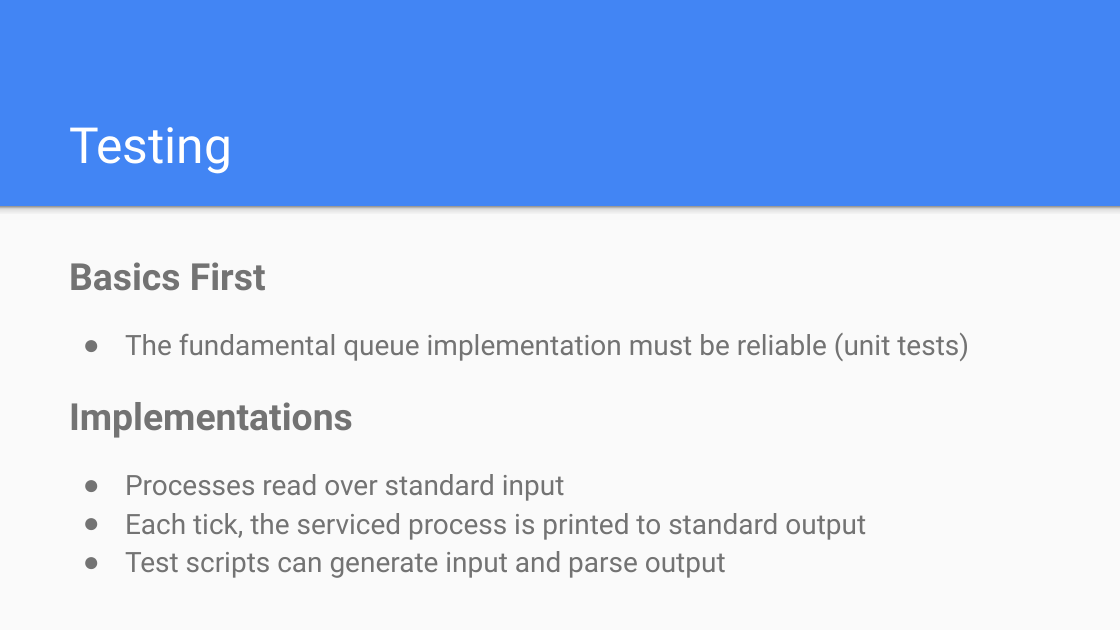
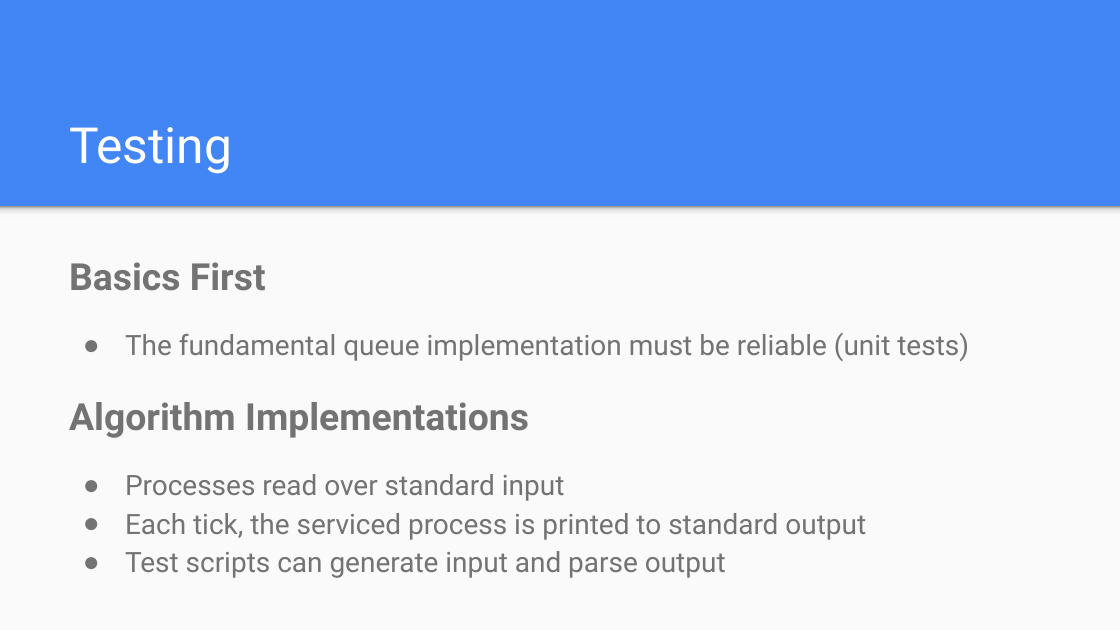
Before and after one commit to ryjen/scheduling-algos, a slide deck: slide 8 of scheduling/slides.pptx. Drawn at 1120x630 pixels with LibreOffice and Linux fonts; fonts in the diff are those of the drawing. Boxes give left, top, right and bottom in pixels: in the first picture for what was removed or moved away, otherwise in the second. Text is boxed around its words. In the diff, an @@ line names an element or a change of style, - is before the commit and + after.

```diff
--- a/scheduling/slides.pptx
+++ b/scheduling/slides.pptx
@@ text at [69, 402, 529, 438]: text changed @@
-Implementations
+Algorithm Implementations
```
Also in this commit, not shown: 5 other slides changed, 1 other file.
